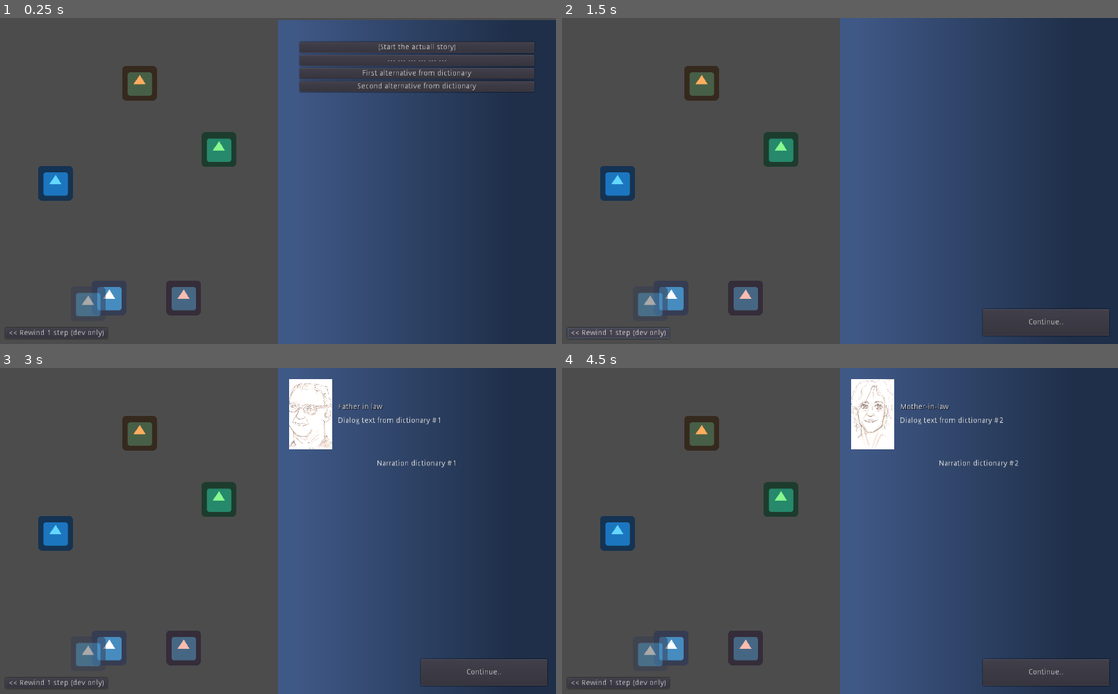
Above: before the commit, frames 1-4 (two rows, left to right).
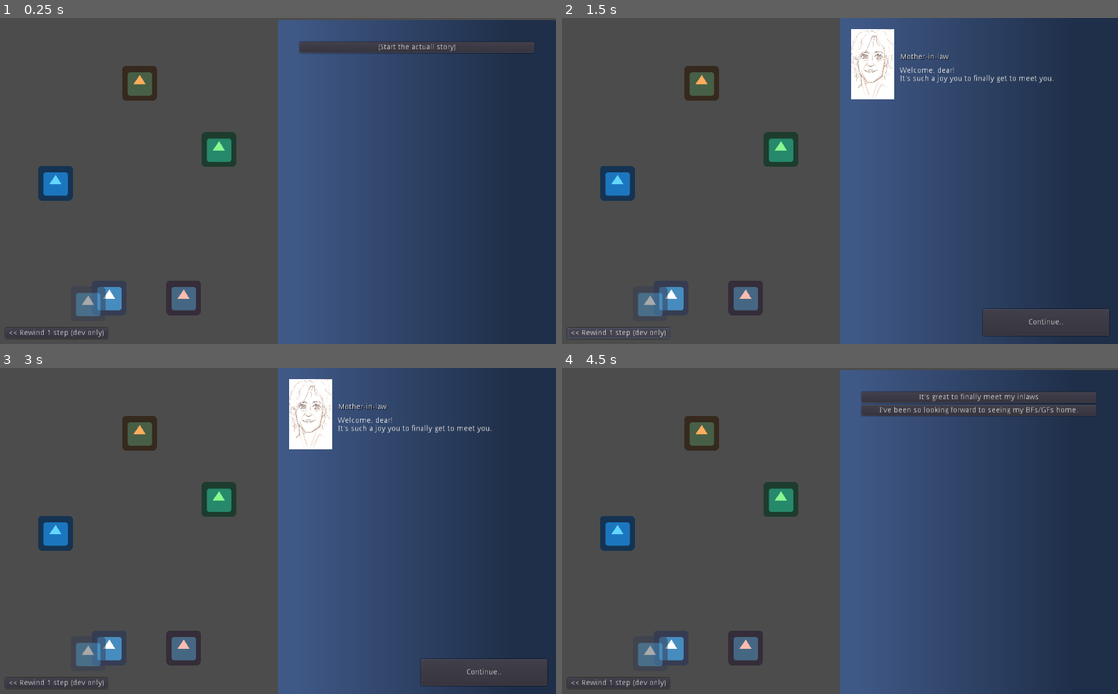
Above: after the commit, the same moments.

Repository: jordgubben/gw24-fam-andersson
Game: Godot game, scene res://FamilyDinner.tscn
The game is run twice, just before and just after one commit, with the same random seed, the same clock (stepped at 60 frames per second) and the same inputs. The engine's default icon, where the game draws it, is replaced by a stand-in: a white triangle on a blue panel in a dark square.
Inputs (mouse positions are in pixels of both pictures, inside the frame that each line leads up to):
- Up to frame 1 (0.25 s): no input
- Up to frame 2 (1.5 s): click "--- --- --- --- --- ---" (after the commit: "(Start the actuall story)") at 0.5 s; click "<< Rewind 1 step (dev only)" at 1.25 s
- Up to frame 3 (3 s): click "Continue.." at 2 s; click "First alternative from dictio…" (after the commit: "(Start the actuall story)") at 2.75 s
- Up to frame 4 (4.5 s): click "Continue.." at 3.5 s; click (979, 436) at 4.25 s, where only the run before the commit has a clickable "Second alternative from dicti…"

The runs differ from the first frame. In frame 1, 3.9% of the frame differs, in the area x 53-97%, y 11-23%; in frame 2, 2.0%; in frame 3, 1.1%; in frame 4, 5.8%, in the area x 50-100%, y 0-98%.

Commit message:
Refactor - Extract 'Conversation' node
Move all general conversation behaviour into a separate node,
so that it can be reused in multiple scenes.

The example segments are now used as defaults only and no longer
appear in the real storyline.

Diff:
--- /dev/null
+++ b/Conversation.gd
@@ -0,0 +1,159 @@
+extends Node
+
+# Options panel
+const OptionsPanel = preload("res://ui/OptionsPanel.gd")
+export(NodePath) var options_path = NodePath("../ui/options")
+onready var _options_panel: OptionsPanel = self.get_node(options_path)
+
+# Narrative panel
+const NarrativePanel = preload("res://ui/NarrativePanel.gd")
+export(NodePath) var narrative_path = NodePath("../ui/narrative")
+onready var _narrative_panel: NarrativePanel = self.get_node(narrative_path)
+
+# Participants container
+export(NodePath) var participants_path = NodePath("../participants")
+onready var _participants: Node = self.get_node(participants_path)
+
+
+var _passed_segments = []
+var segments_db:Dictionary = {
+	"#1": ConversationSegment.new("First alternative from dictionary", [], [
+		{"speaker": "father-in-law", "text": "Dialog text from dictionary #1"},
+		{"text": "Narration dictionary #1"},
+	]),
+	"#1a": ConversationSegment.new("Another option (right after first)", [
+		{"follows": "#1"}
+	], [
+		{"text": "Follow up on #1"},
+	]),
+	"#2": ConversationSegment.new("Second alternative from dictionary", [], [
+		{"speaker": "mother-in-law", "text": "Dialog text from dictionary #2"},
+		{"text": "Narration dictionary #2"},
+	]),
+	"#2a": ConversationSegment.new("Different option (right after second)", [
+		{"follows": "#2"}
+	], [
+		{"text": "Follow up on #2"},
+	]),
+	"1+2=3": ConversationSegment.new("Conclusive option (after both 'originals')", [
+		{"passed": ["#1", "#2"]},
+	], [
+		{"text": "Follow up on #1 and #2"},
+	]),
+}
+
+func _ready():
+	self.populate_options()
+
+
+func populate_options():
+	_options_panel.clear_options()
+
+	# Filter out available conversations
+	var available_conversations = []
+	for key in segments_db.keys():
+		var segment:ConversationSegment = segments_db[key]
+		# Don't allow doing the same thing twice
+		if key in _passed_segments:
+			continue
+		# All prequisites must be fullfilled
+		if segment.is_presentable(_passed_segments):
+			available_conversations.append([key, segment])
+
+	# Add buttons for each available conversation
+	for a in available_conversations:
+		var key: String = a[0]
+		var segment:ConversationSegment = a[1]
+		var title: String = segment.title
+		_options_panel.add_option(key, title)
+
+func rewind_one_step():
+	_passed_segments.pop_back()
+	self.populate_options()
+
+func pressent_options():
+	_narrative_panel.visible = false
+	self.populate_options()
+	_options_panel.visible = true
+
+func present_segment(key:String):
+	# Hide options
+	_options_panel.visible = false
+
+	var speakers = {}
+	for c in _participants.get_children():
+		speakers[c.name] = c
+
+	# Present narrative pannel
+	_narrative_panel.clear();
+	var segment:ConversationSegment = segments_db[key]
+	segment.present(speakers, _narrative_panel)
+	_narrative_panel.visible = true
+
+	# Record as passed conversation
+	_passed_segments.push_back(key)
+
+#
+# A Narrative sequence is an exchange of thouhgts and feelings
+# between one or more characters.
+#
+class ConversationSegment:
+	var title: String = ""
+	var prequisites: Array = []
+	var narrative: Array = []
+
+	func _init(title:String, preq: Array, narr:Array):
+		self.title = title
+		self.prequisites = preq
+		self.narrative = narr
+
+	func is_presentable(passed: Array):
+		for pr in prequisites:
+			if not fullfilled(pr, passed):
+				return false
+		return true
+
+	func fullfilled(pr, passed: Array):
+		match pr:
+			# Require that this comes directly after the given statemen(s)
+			{"follows": var key}:
+				var last_segment_key = passed.back()
+				if key is String:
+					return last_segment_key ==  key
+				elif key is Array:
+					return last_segment_key in key
+				else:
+					printerr("Unrechognized type for 'follows':", typeof(key))
+
+			# Require that this comes sometime after the given statemen(s)
+			{"passed": var key}:
+				if key is String:
+					return key in passed
+				elif key is Array:
+					for k in key:
+						if not k in passed:
+							return false
+					return true
+				else:
+					printerr("Unrechognized type for 'passed':", typeof(key))
+
+			_:
+				printerr("Unrechognized prequisite:", pr)
+		#
+		return false
+
+	func present(speakers, out):
+		for el in self.narrative:
+			match el:
+				{"text": var text, "speaker": var speaker_id}:
+					if speaker_id in speakers:
+						var speaker = speakers[speaker_id]
+						out.queue_dialouge(speaker, text)
+					else:
+						printerr("Unknown speaker: ", speaker_id)
+
+				{"text": var text}:
+					out.queue_narration(text)
+
+				_:
+					printerr("Unablle to pressent", el)
--- a/FamilyDinner.gd
+++ b/FamilyDinner.gd
@@ -1,22 +1,11 @@
 extends Node2D
 
-# Options panel
-const OptionsPanel = preload("res://ui/OptionsPanel.gd")
-export(NodePath) var options_path = NodePath("ui/options")
-onready var _options_panel: OptionsPanel = self.get_node(options_path)
-
-# Narrative panel
-const NarrativePanel = preload("res://ui/NarrativePanel.gd")
-export(NodePath) var narrative_path = NodePath("ui/narrative")
-onready var _narrative_panel: NarrativePanel = self.get_node(narrative_path)
-
-var _passed_conversations = []
-
+const ConversationSegment = preload("res://Conversation.gd").ConversationSegment
 const S = "speaker"
 const SO = "significant_other"
 const IV = "inner_voice"
 
-var _potential_conversations: Dictionary = {
+var conversations_segments: Dictionary = {
 	# Real intro
 	"start": ConversationSegment.new("(Start the actuall story)", [
 	], [
@@ -110,33 +99,6 @@
 		{S: "me", "text": "So.. *cough*"},
 		{S: "me", "text": "What nice weather we've had so far this summer."},
 	]),
-
-	# Separatpor + Dummy options (remove later)
-	"---": ConversationSegment.new("--- --- --- --- --- ---", [	], [	]),
-
-	"#1": ConversationSegment.new("First alternative from dictionary", [], [
-		{"speaker": "father-in-law", "text": "Dialog text from dictionary #1"},
-		{"text": "Narration dictionary #1"},
-	]),
-	"#1a": ConversationSegment.new("Another option (right after first)", [
-		{"follows": "#1"}
-	], [
-		{"text": "Follow up on #1"},
-	]),
-	"#2": ConversationSegment.new("Second alternative from dictionary", [], [
-		{"speaker": "mother-in-law", "text": "Dialog text from dictionary #2"},
-		{"text": "Narration dictionary #2"},
-	]),
-	"#2a": ConversationSegment.new("Different option (right after second)", [
-		{"follows": "#2"}
-	], [
-		{"text": "Follow up on #2"},
-	]),
-	"1+2=3": ConversationSegment.new("Conclusive option (after both 'originals')", [
-		{"passed": ["#1", "#2"]},
-	], [
-		{"text": "Follow up on #1 and #2"},
-	]),
 }
 
 
@@ -149,122 +111,16 @@
 	else:
 		$dining_room_occupants/significant_other.speaker_portrait = load("res://people/so_m_port.png")
 
-	self.populate_options()
-
-
-func populate_options():
-	_options_panel.clear_options()
-
-	# Filter out available conversations
-	var available_conversations = []
-	for key in _potential_conversations.keys():
-		var segment:ConversationSegment = _potential_conversations[key]
-		# Don't allow doing the same thing twice
-		if key in _passed_conversations:
-			continue
-		# All prequisites must be fullfilled
-		if segment.is_presentable(_passed_conversations):
-			available_conversations.append([key, segment])
-
-	# Add buttons for each available conversation
-	for a in available_conversations:
-		var key: String = a[0]
-		var segment:ConversationSegment = a[1]
-		var title: String = segment.title
-		_options_panel.add_option(key, title)
-
+	# Prep. conversation
+	$conversation.segments_db = conversations_segments
+	$conversation.populate_options()
 
 func _on_options_option_selected(key):
-	# Hide options
-	_options_panel.visible = false
-
-	var speakers = {}
-	for c in $dining_room_occupants.get_children():
-		speakers[c.name] = c
-
-	# Present narrative pannel
-	_narrative_panel.clear();
-	var segment:ConversationSegment = _potential_conversations[key]
-	segment.present(speakers, _narrative_panel)
-	_narrative_panel.visible = true
-
-	# Record as passed conversation
-	_passed_conversations.push_back(key)
-
-
+	$conversation.present_segment(key)
 
 func _on_narrative_pressentation_completed():
-	_narrative_panel.visible = false
-	self.populate_options()
-	_options_panel.visible = true
-
-#
-# A Narrative sequence is an exchange of thouhgts and feelings
-# between one or more characters.
-#
-class ConversationSegment:
-	var title: String = ""
-	var prequisites: Array = []
-	var narrative: Array = []
-
-	func _init(title:String, preq: Array, narr:Array):
-		self.title = title
-		self.prequisites = preq
-		self.narrative = narr
-
-	func is_presentable(passed: Array):
-		for pr in prequisites:
-			if not fullfilled(pr, passed):
-				return false
-		return true
-
-	func fullfilled(pr, passed: Array):
-		match pr:
-			# Require that this comes directly after the given statemen(s)
-			{"follows": var key}:
-				var last_segment_key = passed.back()
-				if key is String:
-					return last_segment_key ==  key
-				elif key is Array:
-					return last_segment_key in key
-				else:
-					printerr("Unrechognized type for 'follows':", typeof(key))
-
-			# Require that this comes sometime after the given statemen(s)
-			{"passed": var key}:
-				if key is String:
-					return key in passed
-				elif key is Array:
-					for k in key:
-						if not k in passed:
-							return false
-					return true
-				else:
-					printerr("Unrechognized type for 'passed':", typeof(key))
-
-			_:
-				printerr("Unrechognized prequisite:", pr)
-		#
-		return false
-
-	func present(speakers, out):
-		for el in self.narrative:
-			match el:
-				{"text": var text, "speaker": var speaker_id}:
-					if speaker_id in speakers:
-						var speaker = speakers[speaker_id]
-						out.queue_dialouge(speaker, text)
-					else:
-						printerr("Unknown speaker: ", speaker_id)
-
-				{"text": var text}:
-					out.queue_narration(text)
-
-				_:
-					printerr("Unablle to pressent", el)
-
+	$conversation.pressent_options()
 
 func _on_rewind_btn_pressed():
 	prints("<< Rewinding a by a single step")
-	_passed_conversations.pop_back()
-	self.populate_options()
+	$conversation.rewind_one_step()
--- a/FamilyDinner.tscn
+++ b/FamilyDinner.tscn
@@ -9,9 +9,14 @@
 [ext_resource path="res://people/sil_port.png" type="Texture" id=7]
 [ext_resource path="res://people/fil_port.png" type="Texture" id=8]
 [ext_resource path="res://people/bil_port.png" type="Texture" id=9]
+[ext_resource path="res://Conversation.gd" type="Script" id=10]
 
 [node name="FamilyDinner" type="Node2D"]
 script = ExtResource( 1 )
+
+[node name="conversation" type="Node" parent="."]
+script = ExtResource( 10 )
+participants_path = NodePath("../dining_room_occupants")
 
 [node name="dining_room_occupants" type="Node" parent="."]
 
Not shown: 1 places in FamilyDinner.tscn that only renumber resources
